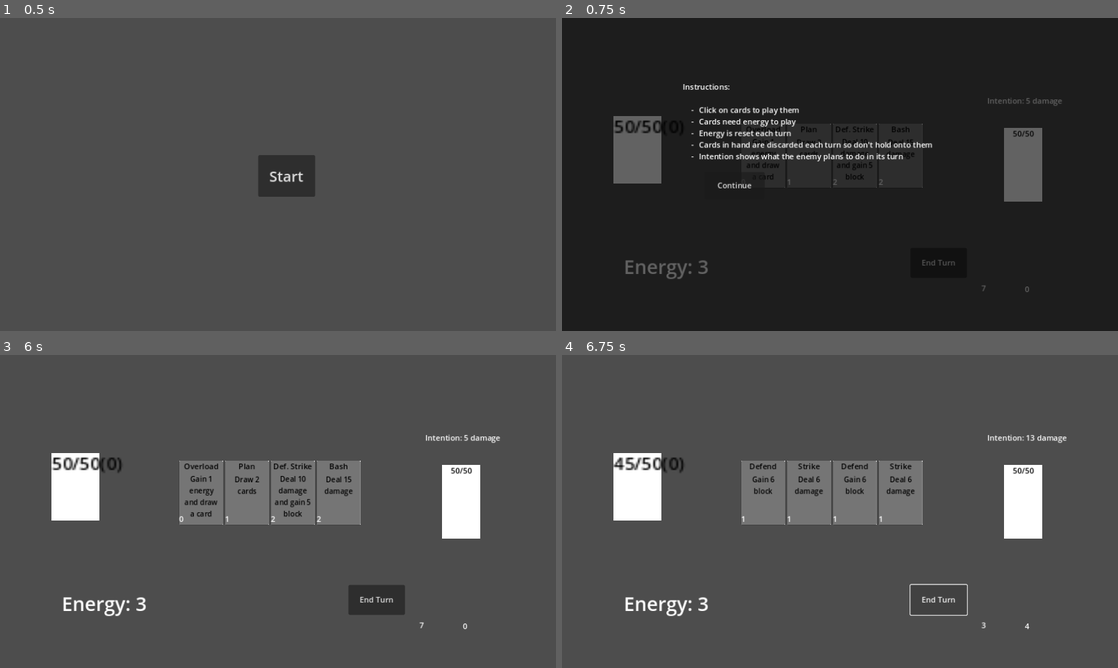
Above: before the commit, frames 1-4 (two rows, left to right).
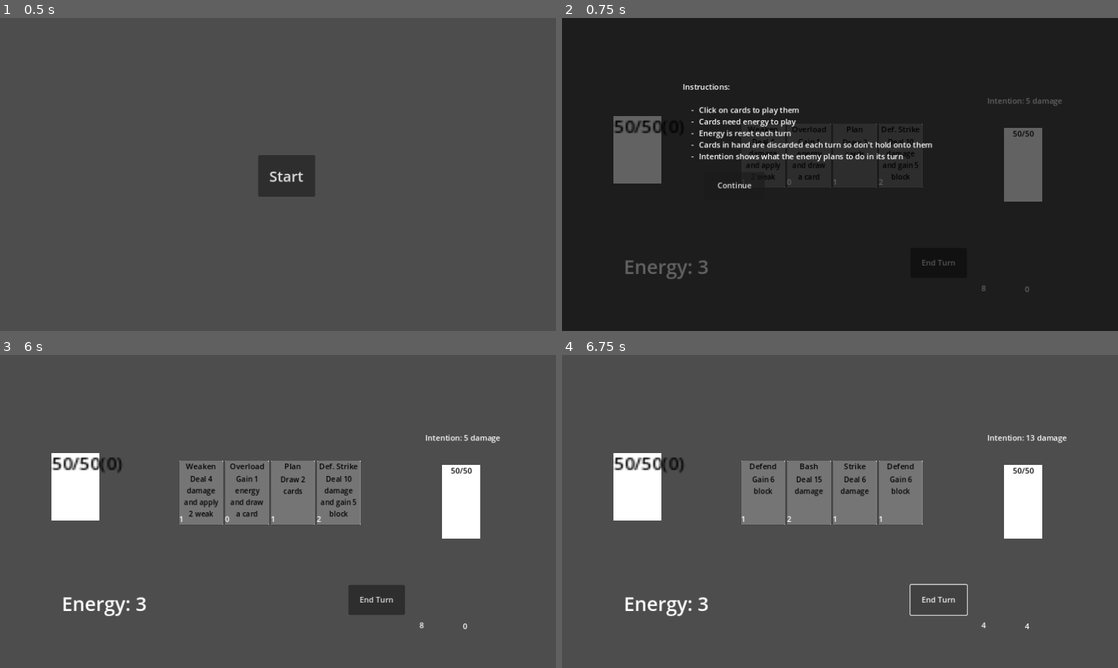
Above: after the commit, the same moments.

Repository: Feli-St/DITgithub
Game: Godot game, scene res://scenes/main_menu.tscn
Same seed, same stepped clock (60 frames per second), same inputs: the game is played once before the commit and once after it.
Inputs (mouse positions are in pixels of both pictures, inside the frame that each line leads up to):
- Up to frame 1 (0.5 s): no input
- Up to frame 2 (0.75 s): click "Start" at 0.5 s
- Up to frame 3 (6 s): click "End Turn" at 1.25 s; click "Overload" at 2 s; click (200, 492) at 2.75 s, where only the run after the commit has a clickable "Weaken"; click "Plan" at 3.5 s; click "Def. Strike" at 4.25 s; click (339, 492) at 5 s, where only the run before the commit has a clickable "Bash"; click "Continue" at 5.75 s
- Up to frame 4 (6.75 s): click "End Turn" at 6.5 s

Frame 1 is identical in both runs. In frame 2, 0.4% of the frame differs, in the area x 33-77%, y 34-88%; in frame 3, 1.1%, in the area x 32-77%, y 34-88%; in frame 4, 0.4%.
Error after the commit: Invalid operands 'int' and 'Nil' in operator '<'. (res://scripts/Player.gd:23)

Commit message:
status effects

Diff:
--- /dev/null
+++ b/Slay the Spire Lite/Global/status_manager.gd
@@ -0,0 +1,25 @@
+extends Node
+
+func apply_effect(type:String, target, duration):
+	if not target.status_effects.has(type):
+		target.status_effects[type] = {"duration" : duration}
+	else:
+		target.status_effects[type].duration += duration
+
+
+func has_status(type, target):
+	for status in target.status_effects:
+		if status == type:
+			return true
+	return false
+
+func apply_weak_to_damage(damage):
+	damage *= 0.5
+	return roundi(damage)
+
+func lower_duration(target):
+	for status in target.status_effects:
+		if target.status_effects[status].duration - 1 > 0:
+			target.status_effects[status].duration -= 1
+		else:
+			target.status_effects.erase(status)
--- a/Slay the Spire Lite/project.godot
+++ b/Slay the Spire Lite/project.godot
@@ -18,6 +18,7 @@
 [autoload]
 
 GameState="*res://Global/GameState.gd"
+StatusManager="*res://Global/status_manager.gd"
 
 [display]
 
--- a/Slay the Spire Lite/scenes/enemy.tscn
+++ b/Slay the Spire Lite/scenes/enemy.tscn
@@ -40,3 +40,9 @@
 offset_bottom = -121.0
 mouse_filter = 1
 horizontal_alignment = 1
+
+[node name="Status" type="Label" parent="."]
+offset_left = 48.447
+offset_top = -75.534
+offset_right = 88.447
+offset_bottom = -52.534
--- a/Slay the Spire Lite/scenes/game.tscn
+++ b/Slay the Spire Lite/scenes/game.tscn
@@ -12,10 +12,11 @@
 [ext_resource type="PackedScene" uid="uid://dxnl40xda8y63" path="res://scenes/hand_ui.tscn" id="7_qtbnc"]
 [ext_resource type="PackedScene" uid="uid://ca472fdde3a4y" path="res://scenes/draw_card.tscn" id="7_uap7o"]
 [ext_resource type="PackedScene" uid="uid://dbs387sxkur86" path="res://scenes/energy_card.tscn" id="8_3sh4l"]
+[ext_resource type="PackedScene" uid="uid://cqko8833l8661" path="res://scenes/weak_card.tscn" id="9_3jkgs"]
 
 [node name="Game" type="Node2D"]
 script = ExtResource("1_buaqu")
-card_scenes = Array[PackedScene]([ExtResource("6_0hics"), Ex …(196 unchanged characters)… ource("7_uap7o"), ExtResource("8_3sh4l")])
+card_scenes = Array[PackedScene]([ExtResource("6_0hics"), Ex …(196 unchanged characters)… ource("7_uap7o"), ExtResource("8_3sh4l"), ExtResource("9_3jkgs")])
 
 [node name="Enemy" parent="." instance=ExtResource("3_wekco")]
 position = Vector2(955, 304)
--- /dev/null
+++ b/Slay the Spire Lite/scenes/weak_card.tscn
@@ -0,0 +1,21 @@
+[gd_scene load_steps=3 format=3 uid="uid://cqko8833l8661"]
+
+[ext_resource type="PackedScene" uid="uid://dunj0l01fp4ij" path="res://scenes/card.tscn" id="1_utoro"]
+
+[sub_resource type="GDScript" id="GDScript_i3jcb"]
+script/source = "extends \"res://scripts/card.gd\"
+
+@onready var status_manager = \"res://scripts/status_manager.gd\"
+@onready var enemy = \"res://scenes/enemy.tscn\"
+func _on_card_played():
+	super._on_card_clicked()
+	status_manager.apply_effect(\"weak\", enemy, )
+"
+
+[node name="WeakCard" instance=ExtResource("1_utoro")]
+script = SubResource("GDScript_i3jcb")
+card_name = "Weaken"
+damage = 4
+status_effect = "weak"
+status_duration = 2
+description = "Deal 4 damage and apply 2 weak"
--- a/Slay the Spire Lite/scripts/card.gd
+++ b/Slay the Spire Lite/scripts/card.gd
@@ -6,15 +6,20 @@
 @export var block = 0
 @export var energy = 0
 @export var cards_to_draw = 0
+@export var status_effect:String
+@export var status_duration:int
 @export var description = "Deal 6 damage"
 signal card_played(damage, block, cost)
+@onready var cardName = $CardName
+@onready var description_label = $Description
+@onready var cost_label = $Cost
 
 # Called when the node enters the scene tree for the first time.
 func _ready():
-	$CardName.text = card_name
-	$Description.text = description
-	$Cost.text = str(cost)
-	$Cost.tooltip_text = "This card costs " + str(cost) + " energy to play"
+	cardName.text = card_name
+	description_label.text = description
+	cost_label.text = str(cost)
+	cost_label.tooltip_text = "This card costs " + str(cost) + " energy to play"
 
 # Called every frame. 'delta' is the elapsed time since the previous frame.
 func _process(delta):
@@ -23,4 +28,4 @@
 func _on_card_clicked():
 	if GameState.get_current_energy() >= cost:		#fix this next time please its so confusing and makes no sense like this
 		print("Card clicked:", card_name)
-		emit_signal("card_played", damage, block, energy, cost, cards_to_draw, self)
+		emit_signal("card_played", damage, block, energy, cost, cards_to_draw, status_effect, status_duration, self)
--- a/Slay the Spire Lite/scripts/enemy.gd
+++ b/Slay the Spire Lite/scripts/enemy.gd
@@ -4,7 +4,11 @@
 var current_health
 @onready var health = $Health
 @onready var intention_text = $Intention
+@onready var status_manager = $"/root/StatusManager"
+@onready var status_label = $Status
 var intention
+var damage
+var status_effects = {}
 
 signal enemy_defeated
 signal attacked(damage)
@@ -37,4 +41,10 @@
 
 func attack():
 	print("Enemy attacked")
-	emit_signal("attacked", intention)
+	if status_manager.has_status("weak", self):
+		damage = status_manager.apply_weak_to_damage(intention)
+	emit_signal("attacked", damage)
+
+func update_status():
+	for status in status_effects:
+		status_label.text = str(status_effects.keys())
--- a/Slay the Spire Lite/scripts/game.gd
+++ b/Slay the Spire Lite/scripts/game.gd
@@ -3,6 +3,7 @@
 @onready var enemy = $Enemy
 @onready var player = $Player
 @onready var GameState = $"/root/GameState"
+@onready var StatusManager = $"/root/StatusManager"
 @onready var hud = $HUD
 @onready var hand_ui = $Hand_ui/HBoxContainer
 @onready var GameOverScreen = $GameOverScreen
@@ -63,7 +64,7 @@
 func add_card_to_hand_ui(card):
 	hand_ui.add_child(card)
 
-func _on_card_card_played(damage, block, energy, cost, cards_to_draw, card):
+func _on_card_card_played(damage, block, energy, cost, cards_to_draw, status_effect, status_duration, card):
 	if cost <= GameState.get_current_energy():
 		if enemy:
 			if damage:
@@ -81,9 +82,10 @@
 			if cards_to_draw:
 				print("Card played for ", cards_to_draw, "cards")
 				draw_cards(cards_to_draw)
+			if status_effect:
+				StatusManager.apply_effect(status_effect, enemy, status_duration)
+				enemy.update_status()
 			discard_card(card)
-
-
 
 
 func _on_enemy_defeated():
@@ -94,11 +96,14 @@
 func turn_start():
 	GameState.reset_energy()
 	player.reset_block()
+	StatusManager.lower_duration(enemy)
+	enemy.update_status()
 	draw_cards(4)
 	enemy.change_intention()
-	print(draw_pile)
-	print(hand)
-	print(discard_pile)
+	#print(draw_pile)
+	#print(hand)
+	#print(discard_pile)
+	print(enemy.status_effects)
 
 
 func _on_turn_ended():
Not shown: 1 places in Slay the Spire Lite/scenes/game.tscn that only renumber resources
